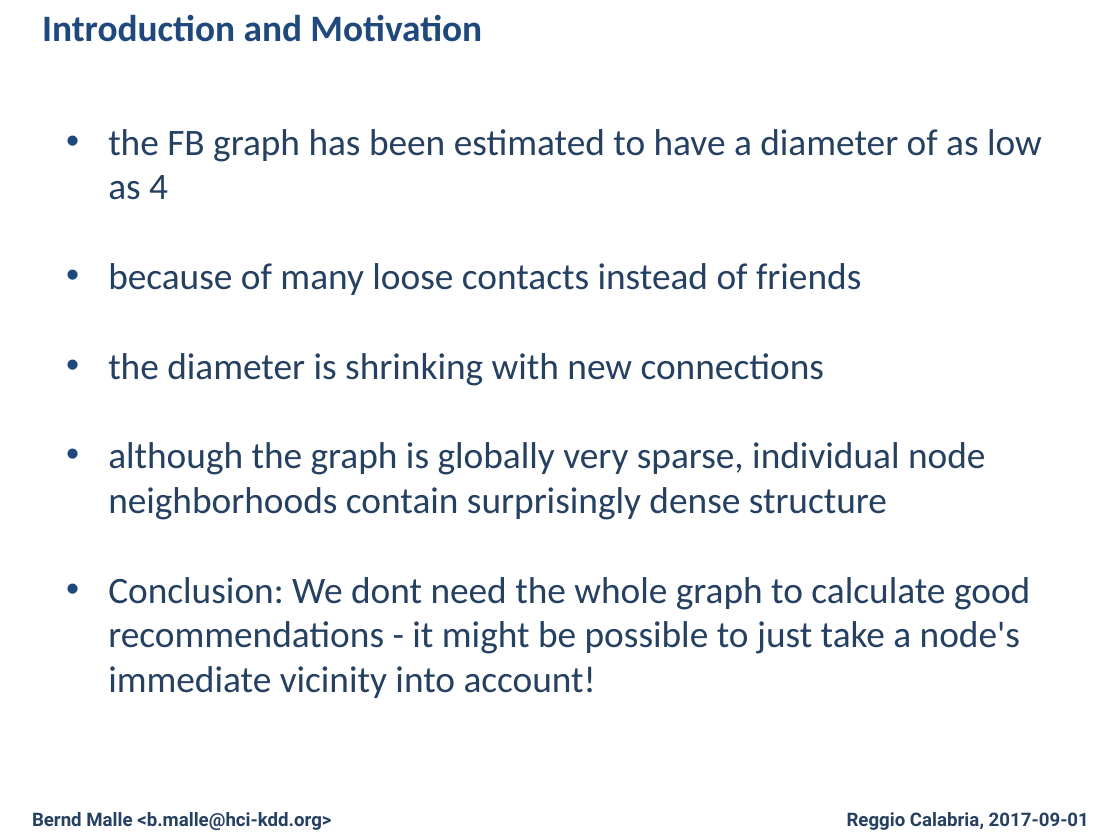
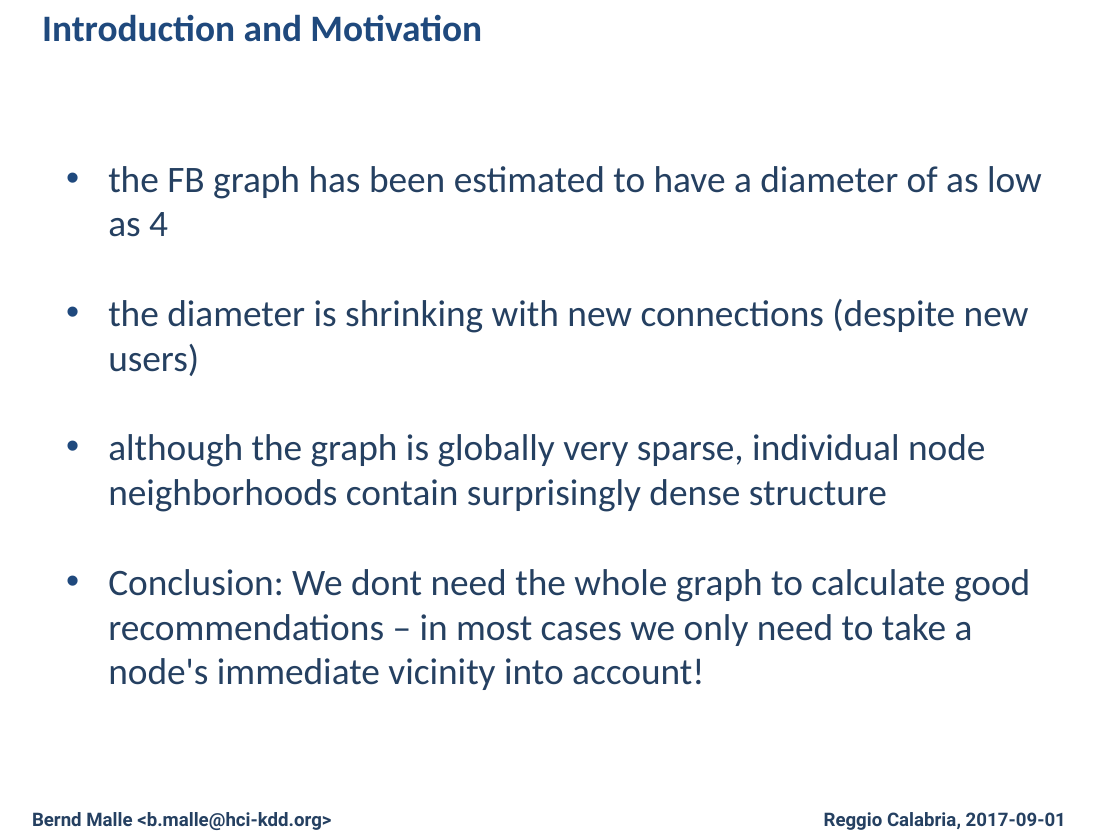
Before and after one commit to cassinius/phd-presentations, a slide deck: slide 5 of 2017/CD-MAKE_2017/Fed/Federated_Learning_Local_Sphere.pptx. Drawn at 1120x840 pixels with LibreOffice and Linux fonts; fonts in the diff are those of the drawing; background and template pictures are left out. Boxes give left, top, right and bottom in pixels: in the first picture for what was removed or moved away, otherwise in the second. Text is boxed around its words. In the diff, an @@ line names an element or a change of style, - is before the commit and + after.

```diff
--- a/2017/CD-MAKE_2017/Fed/Federated_Learning_Local_Sphere.pptx
+++ b/2017/CD-MAKE_2017/Fed/Federated_Learning_Local_Sphere.pptx
@@ text "the FB graph has been ...": place and size @@
-text "the FB graph has been ..." at box(108, 129, 1042, 698)
+text "the FB graph has been ..." at box(108, 166, 1042, 690)
@@ text at box(108, 299, 1029, 376): text changed @@
-• because of many loose contacts instead of friends
-• the diameter is shrinking with new connections
+• the diameter is shrinking with new connections (despite new users)
@@ text at box(108, 569, 1030, 690): text changed @@
-• Conclusion: We dont need the whole graph to calculate good recommendations - it might be possible to just take a node's immediate vicinity into account!
+• Conclusion: We dont need the whole graph to calculate good recommendations – in most cases we only need to take a node's immediate vicinity into account!
@@ text "Reggio Calabria, 2017-09-01": place and size @@
-text "Reggio Calabria, 2017-09-01" at box(847, 812, 1089, 830)
+text "Reggio Calabria, 2017-09-01" at box(824, 812, 1066, 830)
```
Also in this commit, not shown: 15 other slides changed, 1 other file.
